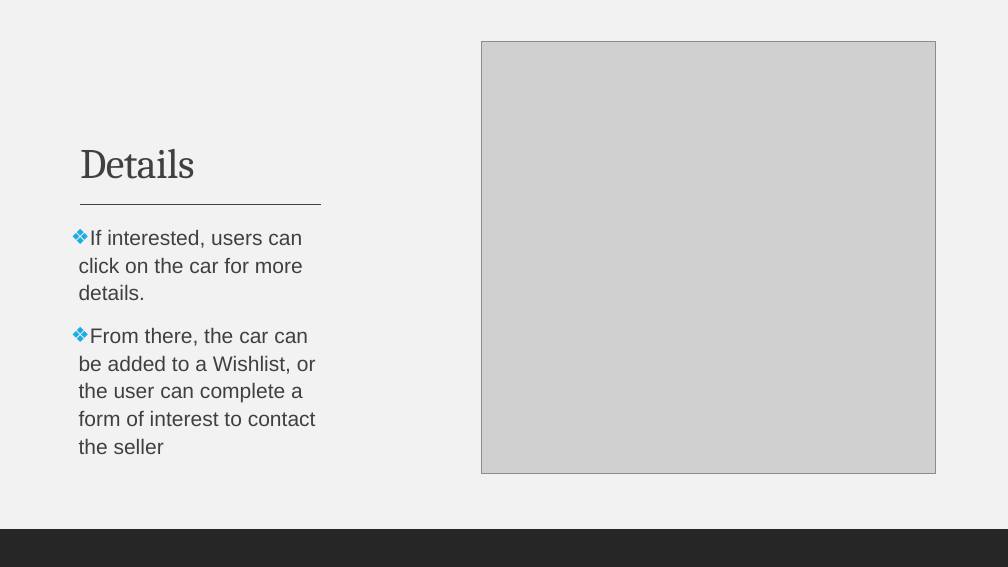
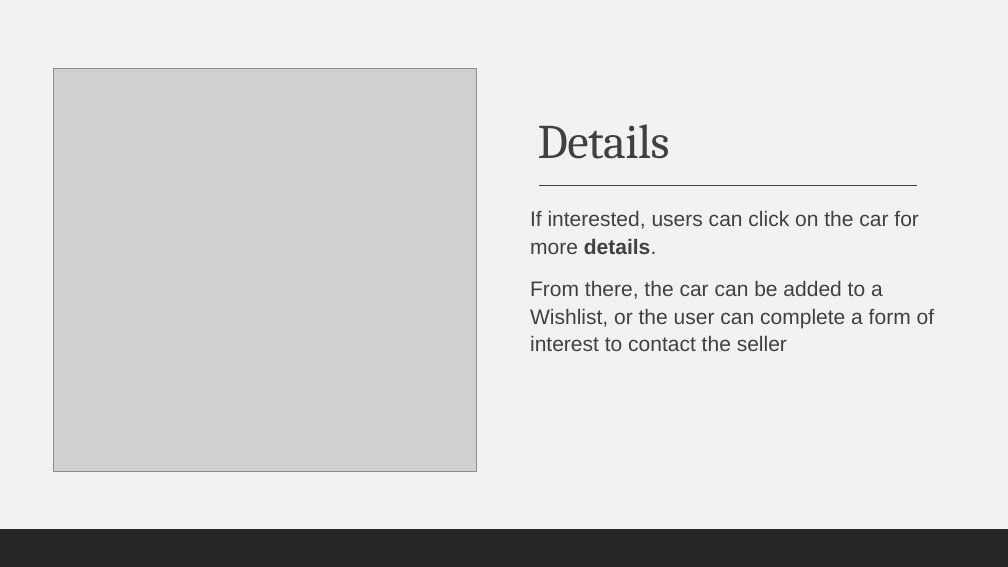
Before and after one commit to AndreiGhita2002/WAD_Car_Market, a slide deck: slide 6 of Presentation.pptx. Drawn at 1008x567 pixels with LibreOffice and Linux fonts; fonts in the diff are those of the drawing; grey boxes stand for pictures. Boxes give left, top, right and bottom in pixels: in the first picture for what was removed or moved away, otherwise in the second. Text is boxed around its words. In the diff, an @@ line names an element or a change of style, - is before the commit and + after.

```diff
--- a/Presentation.pptx
+++ b/Presentation.pptx
@@ title "Details": place and size @@
-title "Details" at box(80, 149, 194, 179)
+title "Details" at box(538, 124, 670, 159)
@@ title "Details" at box(538, 124, 670, 159): size 40 to 46 pt @@
@@ picture: place and size @@
-picture at box(482, 42, 935, 473)
+picture at box(53, 69, 476, 472)
@@ line removed from (79, 205) to (321, 205) @@
@@ text "If interested, users can click ...": place and size @@
-text "If interested, users can click ..." at box(79, 229, 316, 454)
+text "If interested, users can click ..." at box(530, 210, 935, 351)
@@ text "If interested, users can click ..." at box(530, 210, 935, 351): bold on in "details."; bullet ❖ to none @@
@@ line added from (538, 186) to (917, 186), #404040 1 pt @@
```
Also in this commit, not shown: 4 other slides changed, 8 slides added, 3 other files.
